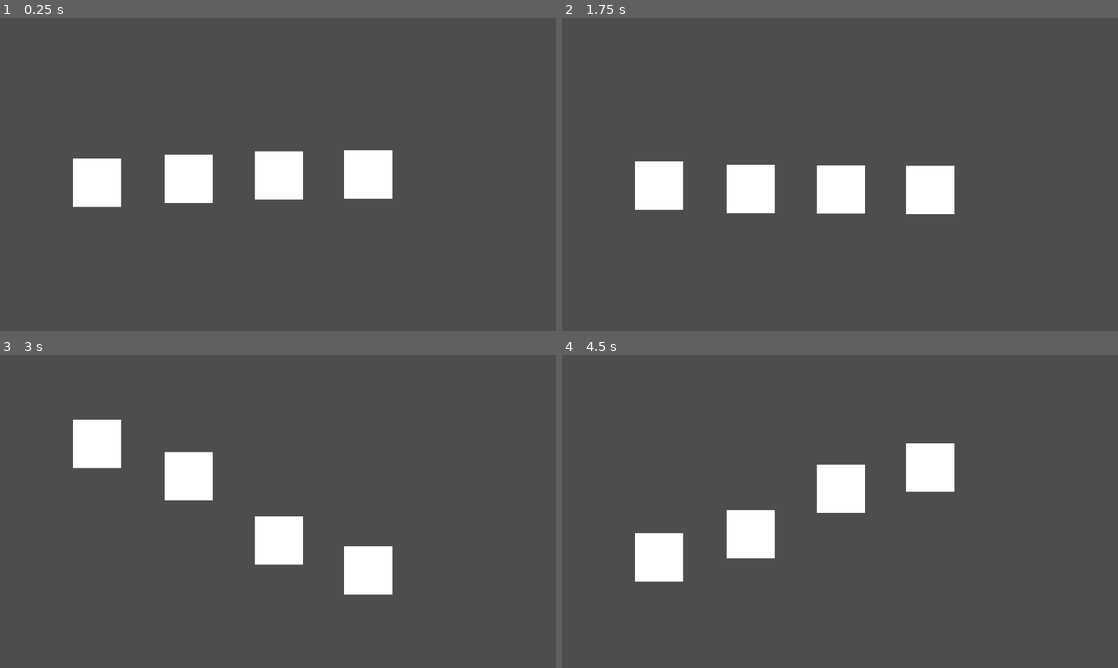
Above: before the commit, frames 1-4 (two rows, left to right).
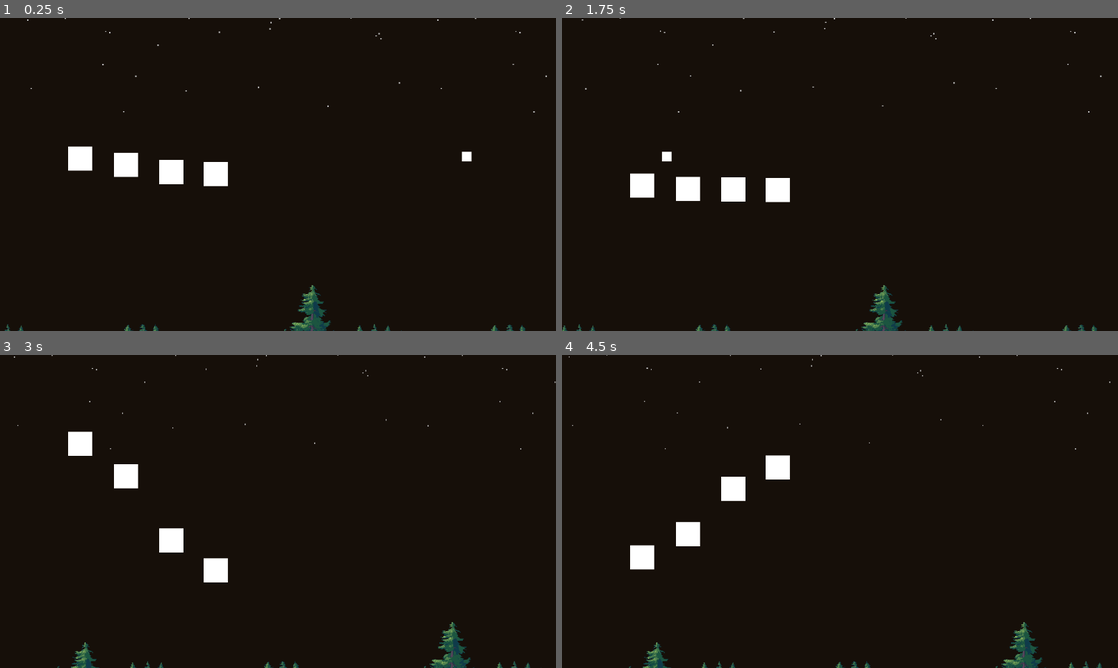
Above: after the commit, the same moments.

Repository: lohchness/santa-claus
Game: Godot game, scene res://level/level.tscn
Two runs of this game, one before a commit and one after it. Both use one fixed random seed, a clock stepped at 60 frames per second and the inputs below. Before the commit the project starts from res://characters/santa.tscn.
Inputs (mouse positions are in pixels of both pictures, inside the frame that each line leads up to):
- Up to frame 1 (0.25 s): no input
- Up to frame 2 (1.75 s): move the mouse to (962, 158) at 0.52 s; move the mouse to (728, 190) at 1.27 s
- Up to frame 3 (3 s): move the mouse to (333, 442) at 2.02 s; move the mouse to (250, 574) at 2.77 s
- Up to frame 4 (4.5 s): move the mouse to (1006, 558) at 3.52 s; move the mouse to (673, 464) at 4.27 s

The runs differ from the first frame. In frame 1, 99% of the frame differs, in the area x 0-100%, y 0-100%; in frame 2, 99%; in frame 3, 100%; in frame 4, 100%.

Commit message:
change main scene

Diff:
--- a/project.godot
+++ b/project.godot
@@ -11,7 +11,7 @@
 [application]
 
 config/name="santa claus"
-run/main_scene="uid://dmmylxhcg2pbi"
+run/main_scene="uid://dck6i7106325u"
 config/features=PackedStringArray("4.4", "Forward Plus")
 config/icon="res://icon.svg"
 
